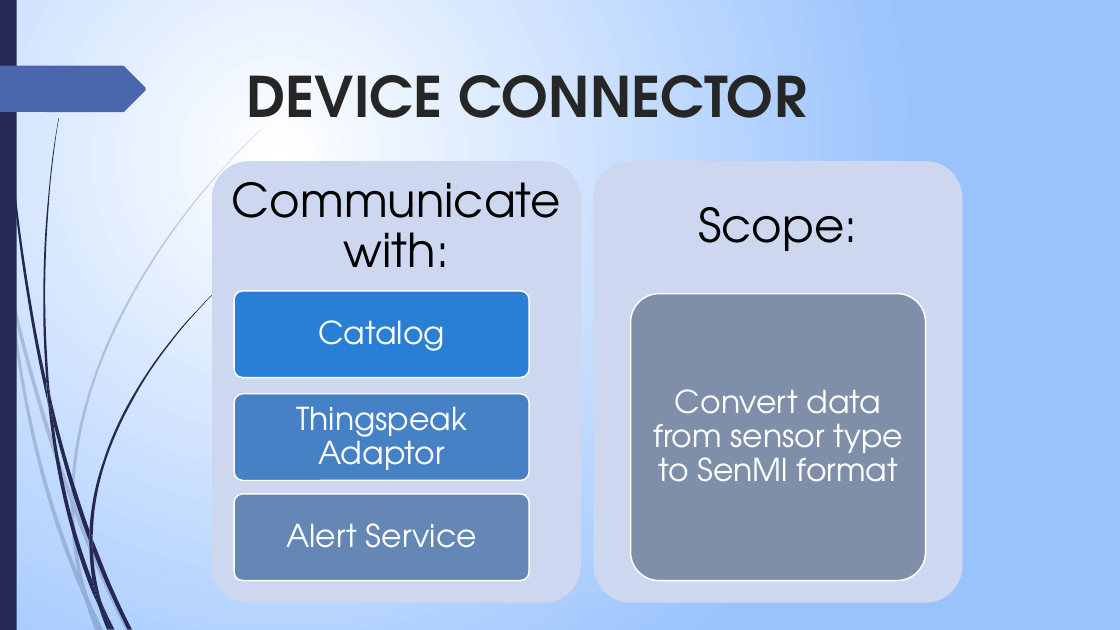
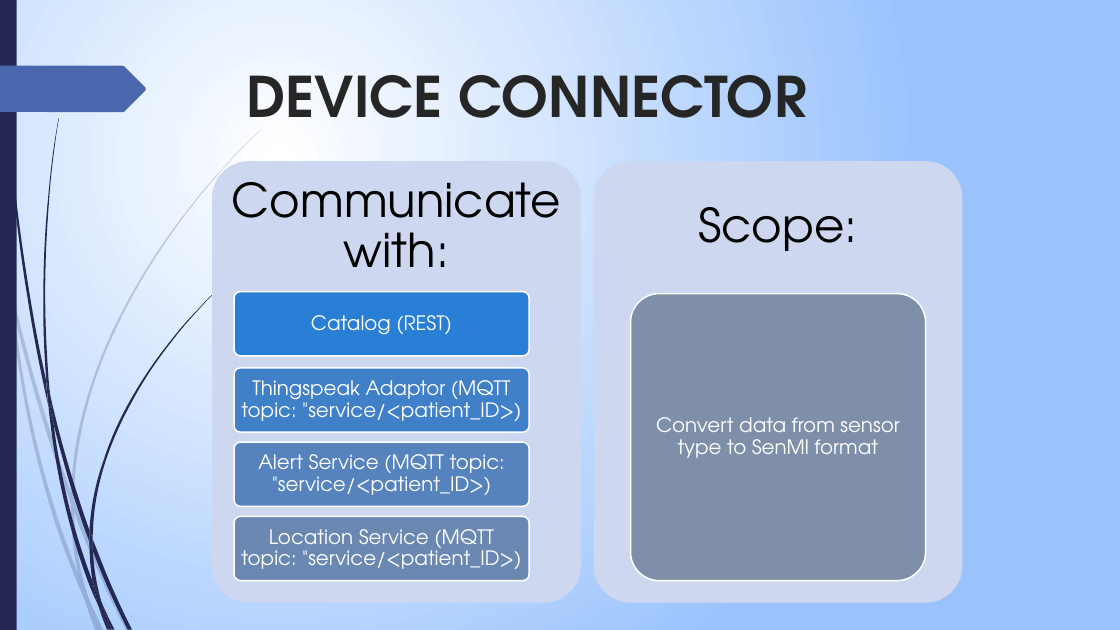
Before and after one commit to edo98811/IoT_project, a slide deck: slide 17 of Documenti/progetto_finale_last.pptx. Drawn at 1120x630 pixels with LibreOffice and Linux fonts; fonts in the diff are those of the drawing. Boxes give left, top, right and bottom in pixels: in the first picture for what was removed or moved away, otherwise in the second. Text is boxed around its words. In the diff, an @@ line names an element or a change of style, - is before the commit and + after.

```diff
--- a/Documenti/progetto_finale_last.pptx
+++ b/Documenti/progetto_finale_last.pptx
@@ rounded rectangle: place and size @@
-rounded rectangle at <box>234,291,529,377</box>
+rounded rectangle at <box>234,292,529,356</box>
@@ text at <box>311,315,452,335</box>: text changed; size 27 to 17 pt @@
-Catalog
+Catalog (REST)
@@ text "Convert data from sensor type ..." at <box>656,417,899,458</box>: size 27 to 17 pt; less space between paragraphs @@
@@ rounded rectangle: place and size @@
-rounded rectangle at <box>234,394,529,481</box>
+rounded rectangle at <box>234,368,529,433</box>
@@ rounded rectangle at <box>234,368,529,433</box>: fill #4781C5 to #4080C9 @@
@@ text at <box>241,380,521,421</box>: text changed; size 27 to 17 pt @@
-Thingspeak Adaptor
+Thingspeak Adaptor (MQTT topic: "service/<patient_ID>)
@@ rounded rectangle added at <box>234,442,529,507</box>, fill #5683BD, outline #FFFFFF 1.25 pt @@
@@ text at <box>258,454,505,495</box>: text changed; size 27 to 17 pt @@
-Alert Service
+Alert Service (MQTT topic: "service/<patient_ID>)
@@ rounded rectangle: place and size @@
-rounded rectangle at <box>234,494,529,581</box>
+rounded rectangle at <box>234,517,529,581</box>
@@ rounded rectangle at <box>234,517,529,581</box>: fill #6487B6 to #6B88B2 @@
@@ text added at <box>241,529,521,569</box>, 17 pt, text #FFFFFF @@
+Location Service (MQTT topic: "service/<patient_ID>)
```
Also in this commit, not shown: 7 other slides changed, 1 slide added.
